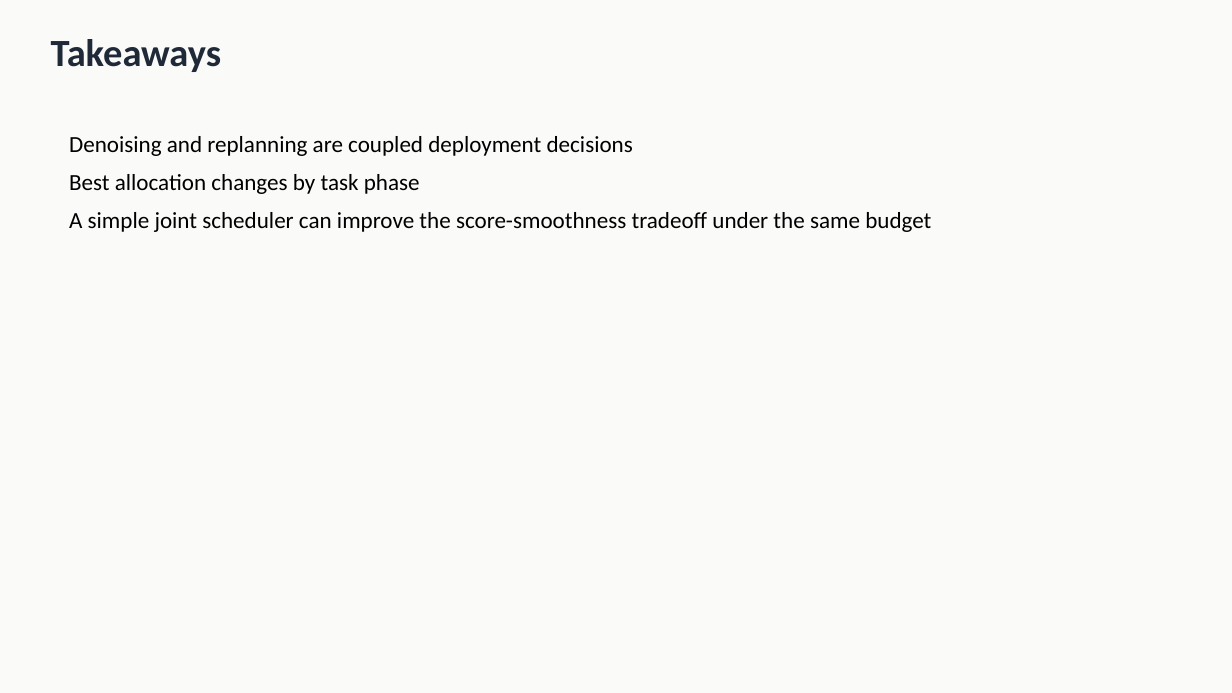
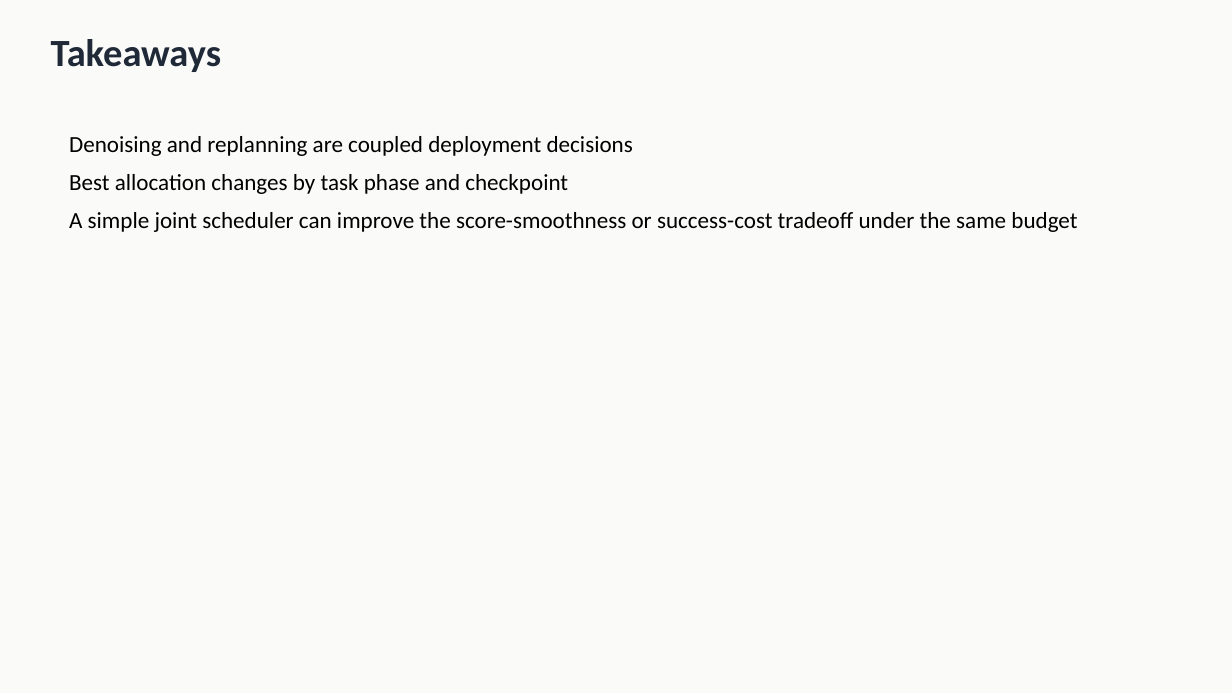
Before and after one commit to TheNight-Watch/RF_FinalProject, a slide deck: slide 12 of slides/final_presentation.pptx (slide 11 before the commit). Drawn at 1232x693 pixels with LibreOffice and Linux fonts; fonts in the diff are those of the drawing. Boxes give left, top, right and bottom in pixels: in the first picture for what was removed or moved away, otherwise in the second. Text is boxed around its words. In the diff, an @@ line names an element or a change of style, - is before the commit and + after.

```diff
--- a/slides/final_presentation.pptx
+++ b/slides/final_presentation.pptx
@@ text at (69,174,1077,232): text changed @@
-Best allocation changes by task phase
-A simple joint scheduler can improve the score-smoothness tradeoff under the same budget
+Best allocation changes by task phase and checkpoint
+A simple joint scheduler can improve the score-smoothness or success-cost tradeoff under the same budget
```
Also in this commit, not shown: 3 other slides changed, 1 slide added, 40 other files.
